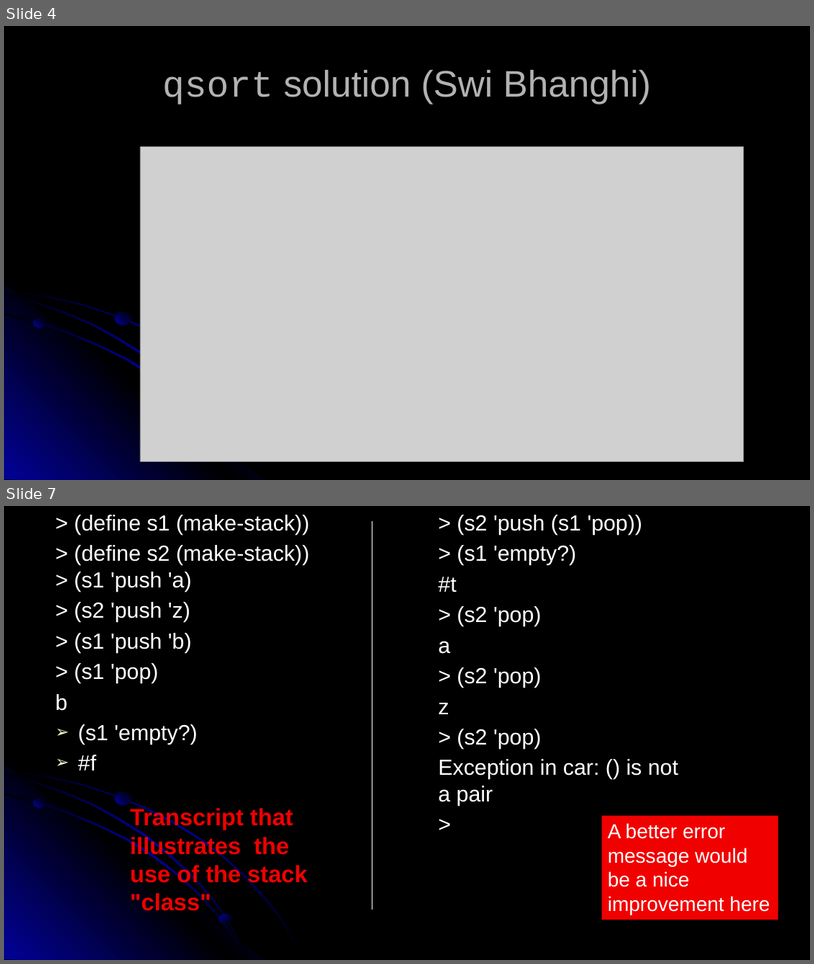
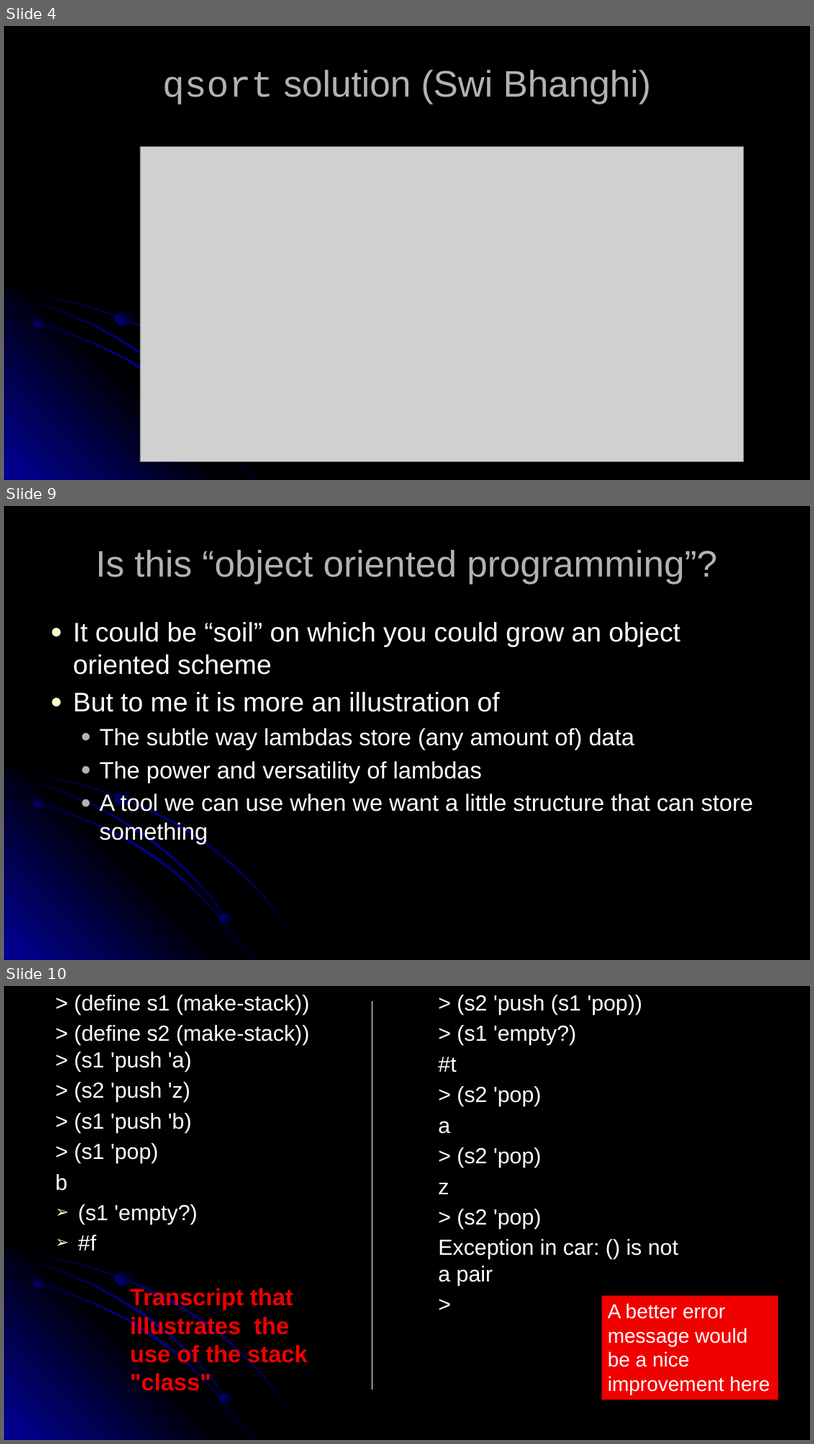
Before and after one commit to RHIT-CSSE/csse304, a slide deck: ClassMaterials/OOP/09-OOP-202120.pptx. Shown one above the other, each under a label of ours: slides 4 and 7 before the commit, slides 4, 9 and 10 after it; the slides between them are not shown. The pictures are 814x964 and 814x1444 pixels, drawn with LibreOffice and Linux fonts; fonts in the diff are those of the drawing; grey boxes stand for pictures. Boxes give left, top, right and bottom in pixels: in the first picture for what was removed or moved away, otherwise in the second. Text is boxed around its words. In the diff, an @@ line names an element or a change of style, - is before the commit and + after.

```diff
--- a/ClassMaterials/OOP/09-OOP-202120.pptx
+++ b/ClassMaterials/OOP/09-OOP-202120.pptx
@@ slide 9 added at (x1=4, y1=506, x2=810, y2=960), background #000000; not listed: 7 template elements that a slide beside it also shows @@
@@ title added at (x1=95, y1=550, x2=718, y2=584), 44 pt, text #B2B2B2 @@
+Is this “object oriented programming”?
@@ text added at (x1=73, y1=622, x2=754, y2=844), 28 pt, text #FFFFFF @@
+● It could be “soil” on which you could grow an object oriented scheme
+● But to me it is more an illustration of
+  ● The subtle way lambdas store (any amount of) data
+  ● The power and versatility of lambdas
+  ● A tool we can use when we want a little structure that can store something
@@ what was slide 7 is now slide 10 @@
```
Also in this commit, not shown: 1 slide changed, 5 other slides added, 2 slides removed, 5 other files.
